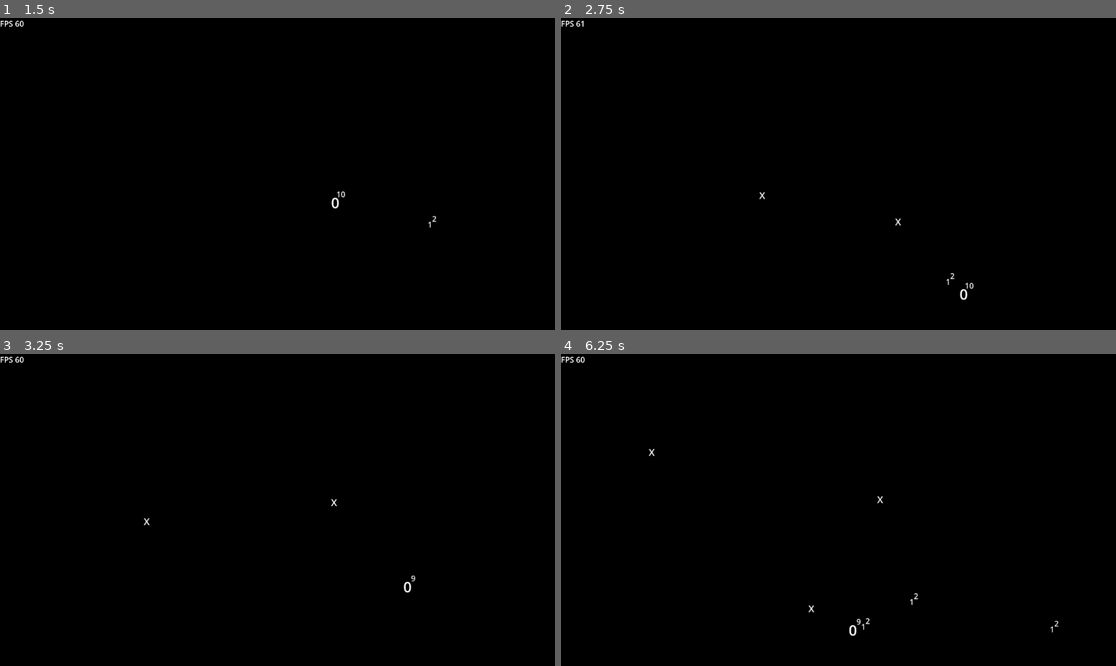
Above: before the commit, frames 1-4 (two rows, left to right).
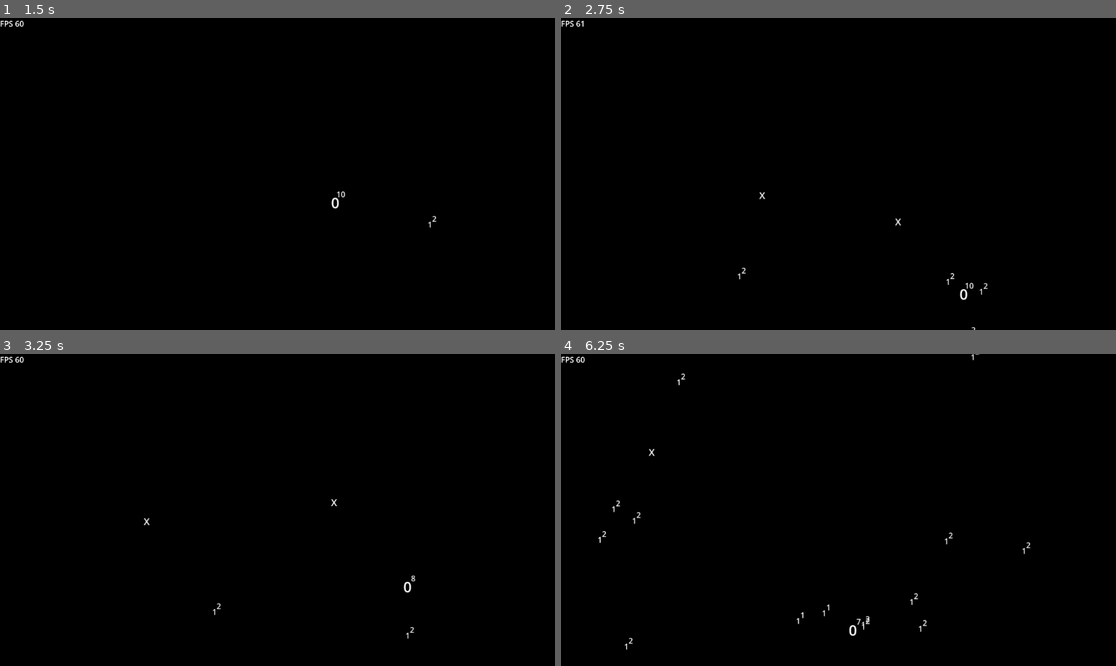
Above: after the commit, the same moments.

Repository: sentinelle28/game_jam_power
Game: Godot game, scene res://scene/gameplay_scene/gameplay_scene.tscn
The game is run twice, just before and just after one commit, with the same random seed, the same clock (stepped at 60 frames per second) and the same inputs. The project has no main scene, so this scene is started directly.
Inputs (mouse positions are in pixels of both pictures, inside the frame that each line leads up to):
- Up to frame 1 (1.5 s): tap Enter at 0.5 s; move the mouse to (399, 158) at 0.52 s; hold Right (ui_right) 0.53-1.28 s; click (399, 158) at 0.6 s; move the mouse to (166, 189) at 1.27 s; hold Down (ui_down) from 1.28 s (still down); tap Shift (dash) at 1.35 s
- Up to frame 2 (2.75 s): click (727, 189) at 1.55 s; move the mouse to (894, 105) at 2.02 s; release Down (ui_down) at 2.03 s; hold Right (ui_right) from 2.03 s (still down); click (894, 105) at 2.1 s
- Up to frame 3 (3.25 s): move the mouse to (249, 572) at 2.77 s; release Right (ui_right) at 2.78 s; hold Up (ui_up) from 2.78 s (still down); click (249, 572) at 2.85 s
- Up to frame 4 (6.25 s): move the mouse to (1005, 556) at 3.52 s; release Up (ui_up) at 3.53 s; hold Left (ui_left) 3.53-5.03 s; tap Shift (dash) at 3.6, 5.85 s; click (1005, 556) at 3.8 s; move the mouse to (672, 463) at 4.27 s; click (672, 463) at 4.35 s; move the mouse to (866, 510) at 5.02 s; hold Down (ui_down) 5.03-5.78 s; click (866, 510) at 5.1 s; move the mouse to (755, 432) at 5.77 s; hold Right (ui_right) from 5.78 s (still down); click (755, 432) at 6.05 s

Frame 1 is identical in both runs. In frame 2, less than 0.1% of the frame differs, in the area x 31-77%, y 79-100%; in frame 3, less than 0.1%; in frame 4, 0.3%, in the area x 6-90%, y 0-95%.

Commit message:
added feature: new upgrade

Diff:
--- /dev/null
+++ b/autoload/environnement_stats/environnement_var.gd
@@ -0,0 +1,5 @@
+extends Node
+
+
+var time_between_enemy:float = 0.5
+var difficulty:int = 0
--- a/autoload/upgrade_ref/upgrade_ref.gd
+++ b/autoload/upgrade_ref/upgrade_ref.gd
@@ -1,9 +1,17 @@
 extends Node
 
 
-var positive_upgrade:Dictionary = {"recover health":CurrentHealthUpgrade.new()}
+var positive_upgrade:Dictionary = {
+"recover health":CurrentHealthUpgrade.new(),
+"nothing":UpgradeStrategyPattern,
+"bigger bullet":BulletSizeUpgrade.new(),
+"your bullet pierce":BulletPierceUpgrade.new()}
 
-var negative_upgrade:Dictionary = {"lose max health":NegativeMaxHealthUpgrade.new()}
+var negative_upgrade:Dictionary = {
+"lose max health":NegativeMaxHealthUpgrade.new(),
+"nothing":UpgradeStrategyPattern.new(),
+"go slower":NegativeSpeedUpgrade.new(),
+"shoot slower":NegativeShootTimer.new()}
 
 
 func get_random_positive_upgrade()->String:
--- a/c_actor/player/player.gd
+++ b/c_actor/player/player.gd
@@ -12,7 +12,7 @@
 @export var dash_invicibility_frame:float = 0.5
 @export var dash_recovery:float = 1.0
 
-@export var bullet_size:int = 1
+@export var bullet_size:float = 1
 
 #to add
 @export var crit_change:int = 0
--- /dev/null
+++ b/component/upgrade/negative_upgrade/loose_shoot_timer.gd
@@ -0,0 +1,6 @@
+extends UpgradeStrategyPattern
+
+class_name NegativeShootTimer
+func _apply_change(target:Node)->void:
+	if target is Player:
+		target.shooting_cooldown *= 1.1
--- /dev/null
+++ b/component/upgrade/negative_upgrade/lose_max_speed.gd
@@ -0,0 +1,6 @@
+extends UpgradeStrategyPattern
+
+class_name NegativeSpeedUpgrade
+func _apply_change(target:Node)->void:
+	if target is Player:
+		target.speed -= 10
--- /dev/null
+++ b/component/upgrade/positive_upgrade/bullet/bullet_pierce_upgrage.gd
@@ -0,0 +1,5 @@
+extends BulletUpgrade
+class_name BulletPierceUpgrade
+func _apply_change(target:Node)->void:
+	if target is Player:
+		target.bullet_pierce += 1
--- /dev/null
+++ b/component/upgrade/positive_upgrade/bullet/bullet_size_upgrade.gd
@@ -0,0 +1,5 @@
+extends BulletUpgrade
+class_name BulletSizeUpgrade
+func _apply_change(target:Node)->void:
+	if target is Player:
+		target.bullet_size *= 1.2
--- /dev/null
+++ b/component/upgrade/positive_upgrade/bullet/bullet_upgrade.gd
@@ -0,0 +1,4 @@
+extends UpgradeStrategyPattern
+
+class_name BulletUpgrade
+var bullet_value:int = 10
--- a/project.godot
+++ b/project.godot
@@ -23,6 +23,7 @@
 DeathPanel="*res://autoload/pause_menu/death/death_panel.tscn"
 LevelUpMenu="*res://autoload/pause_menu/level_up/level_up_menu.tscn"
 UpgradeRef="*res://autoload/upgrade_ref/upgrade_ref.gd"
+EnvironnementVar="*res://autoload/environnement_stats/environnement_var.gd"
 
 [input]
 
--- a/scene/gameplay_scene/enemy_spawner.gd
+++ b/scene/gameplay_scene/enemy_spawner.gd
@@ -27,4 +27,4 @@
 
 func _on_timer_timeout() -> void:
 	_spawn_enemies()
-	$Timer.start(time_to_wait)
+	$Timer.start(EnvironnementVar.time_between_enemy)
